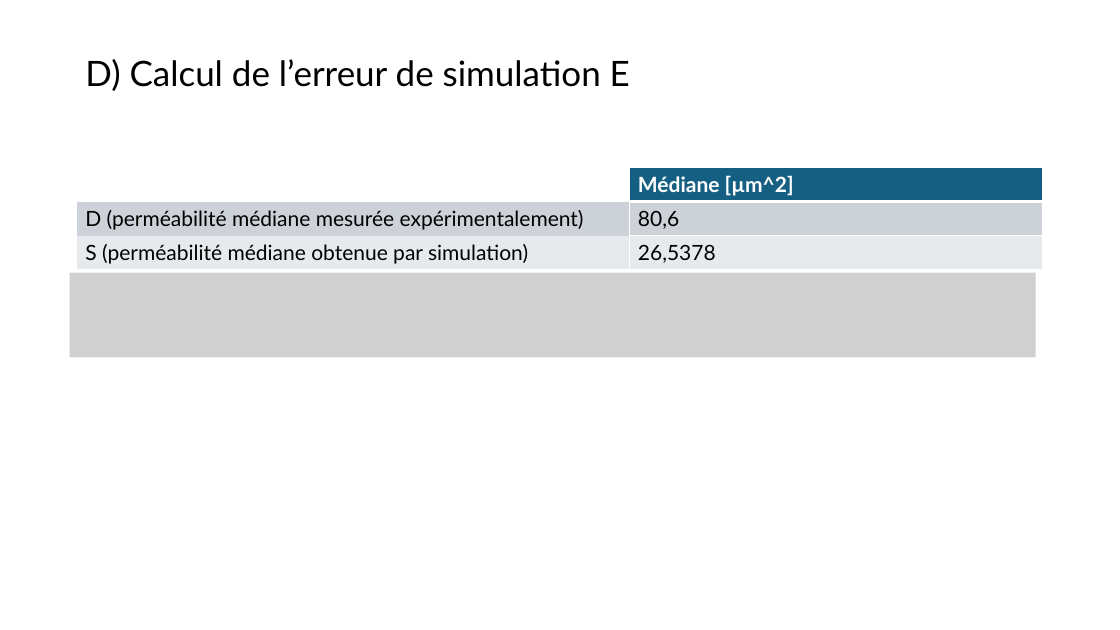
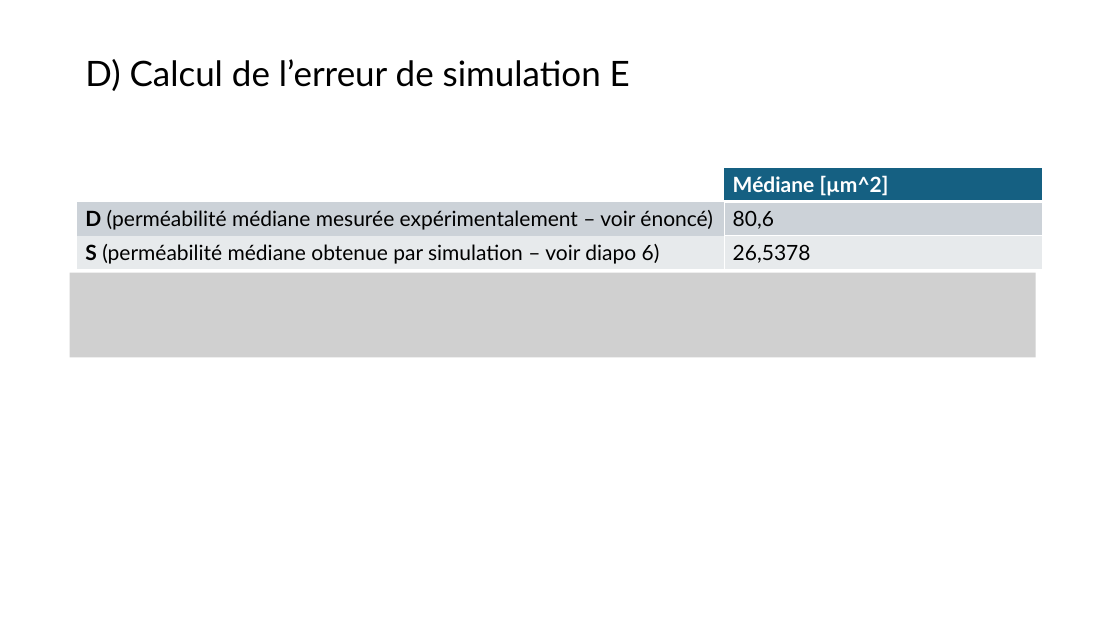
Before and after one commit to mehdibendaya/MEC8211DEV3, a slide deck: slide 8 of Devoir_3.pptx. Drawn at 1120x630 pixels with LibreOffice and Linux fonts; fonts in the diff are those of the drawing; grey boxes stand for pictures. Boxes give left, top, right and bottom in pixels: in the first picture for what was removed or moved away, otherwise in the second. Text is boxed around its words. In the diff, an @@ line names an element or a change of style, - is before the commit and + after.

```diff
--- a/Devoir_3.pptx
+++ b/Devoir_3.pptx
@@ table at (77,168,1044,271) @@
-row 2, column 1: D (perméabilité médiane mesurée expérimentalement)
+row 2, column 1: D (perméabilité médiane mesurée expérimentalement – voir énoncé)
-row 3, column 1: S (perméabilité médiane obtenue par simulation)
+row 3, column 1: S (perméabilité médiane obtenue par simulation – voir diapo 6)
```
Also in this commit, not shown: 3 other slides changed, 1 other file.
